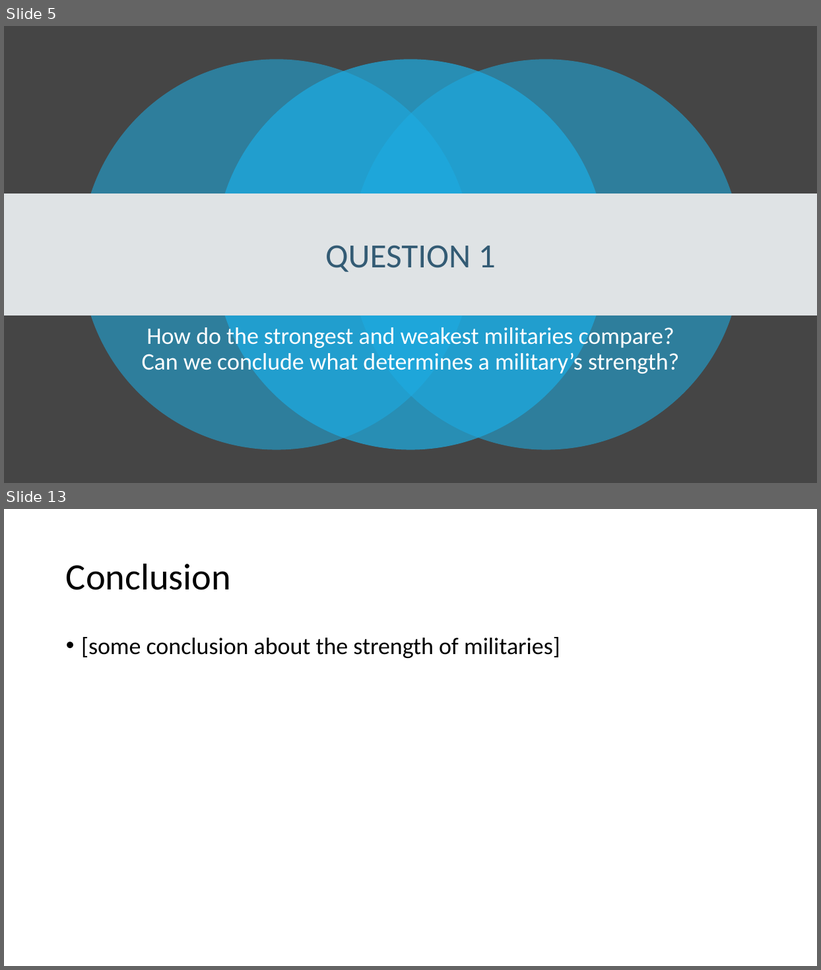
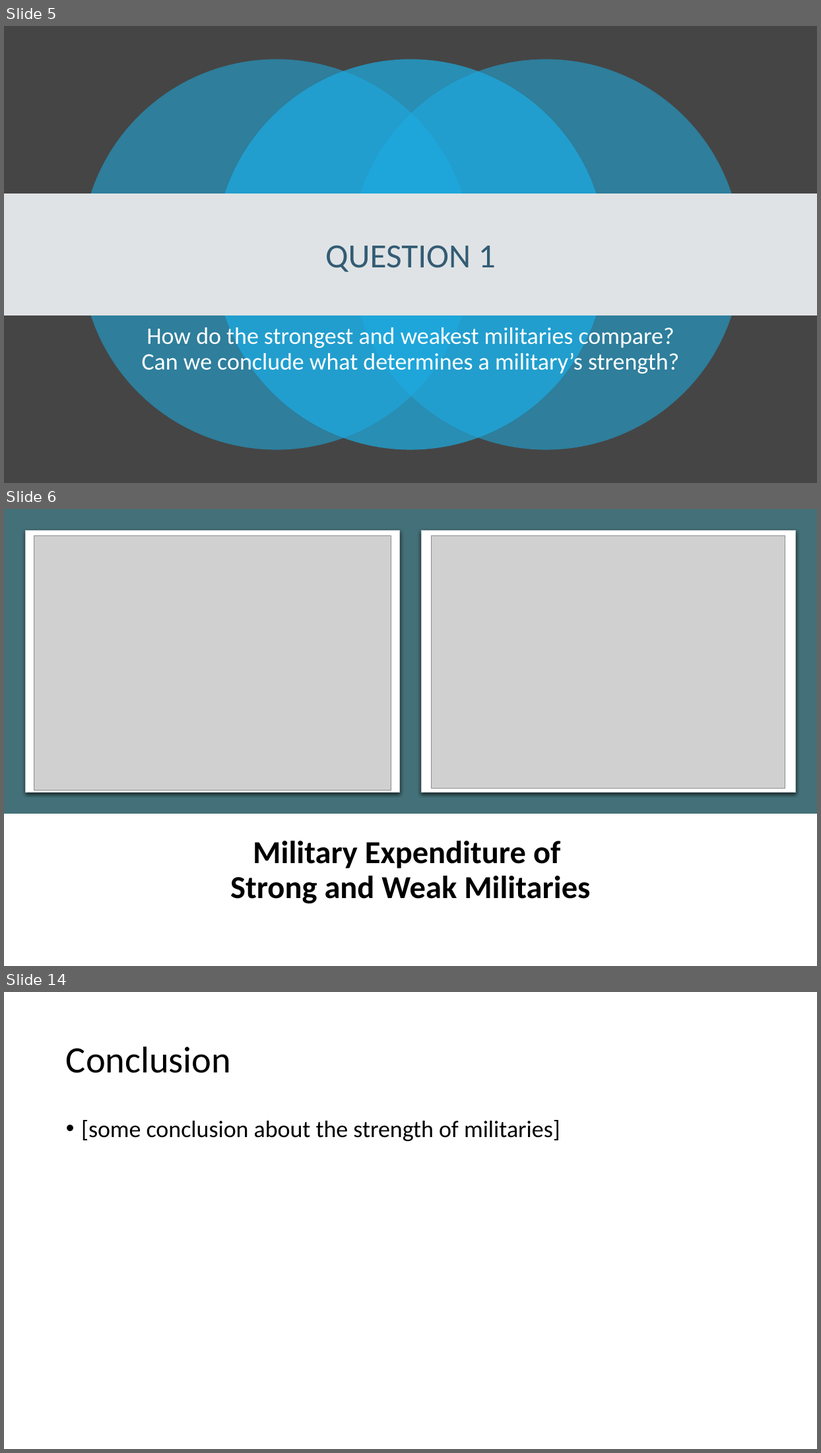
Before and after one commit to xazip/ds202_Final_Project, a slide deck: DS 202 Final Presentation.pptx. Shown one above the other, each under a label of ours: slides 5 and 13 before the commit, slides 5, 6 and 14 after it; the slides between them are not shown. The pictures are 821x970 and 821x1453 pixels, drawn with LibreOffice and Linux fonts; fonts in the diff are those of the drawing; grey boxes stand for pictures. Boxes give left, top, right and bottom in pixels: in the first picture for what was removed or moved away, otherwise in the second. Text is boxed around its words. In the diff, an @@ line names an element or a change of style, - is before the commit and + after.

```diff
--- a/DS 202 Final Presentation.pptx
+++ b/DS 202 Final Presentation.pptx
@@ slide 6 added at [4, 509, 817, 966], background #FFFFFF @@
@@ rectangle added at [4, 509, 817, 814], fill #447179 @@
@@ rounded rectangle added at [25, 530, 400, 793], fill #FFFFFF, outline #C8CACA 0.75 pt @@
@@ picture added at [34, 536, 391, 791] @@
@@ rounded rectangle added at [421, 530, 796, 793], fill #FFFFFF, outline #C8CACA 0.75 pt @@
@@ picture added at [432, 535, 785, 788] @@
@@ title added at [230, 841, 590, 904], 37.8 pt, text #000000, bold @@
+Military Expenditure of
+Strong and Weak Militaries
@@ what was slide 13 is now slide 14 @@
```
Also in this commit, not shown: 7 slides changed, 5 other slides added, 5 slides removed.
